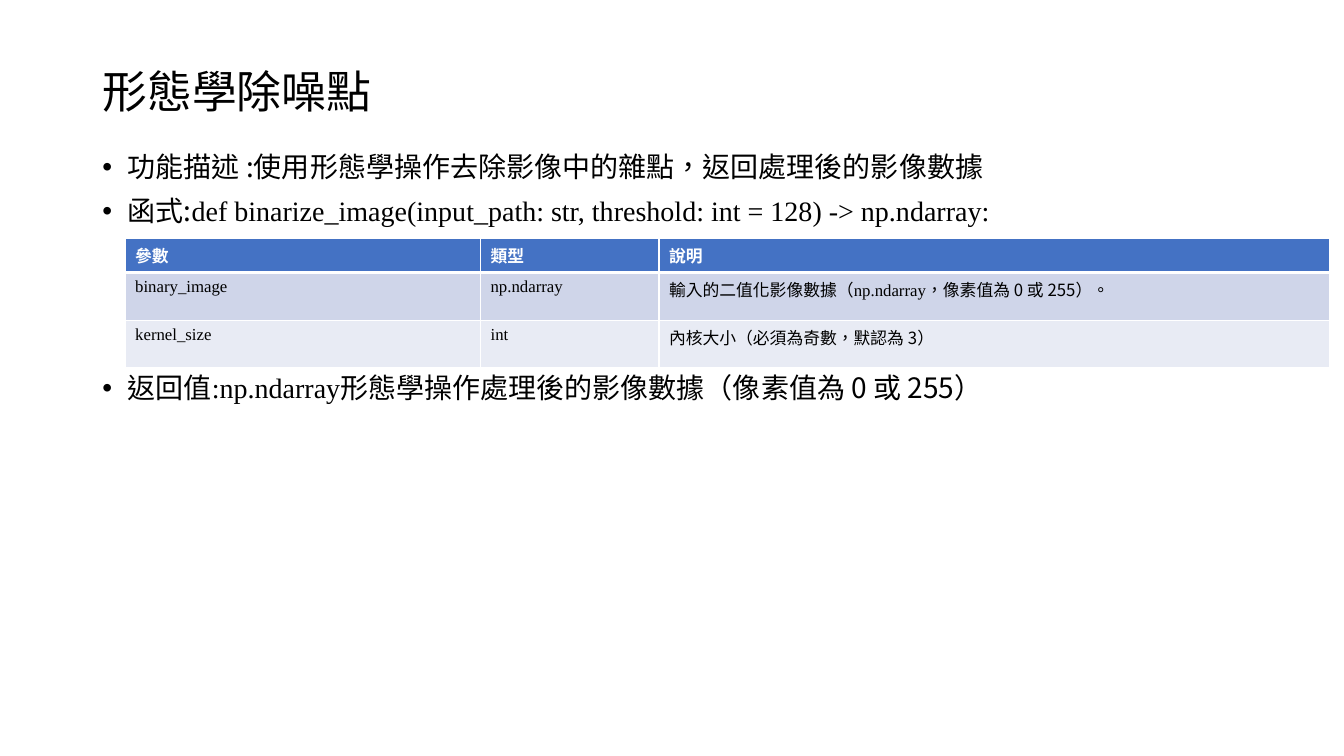
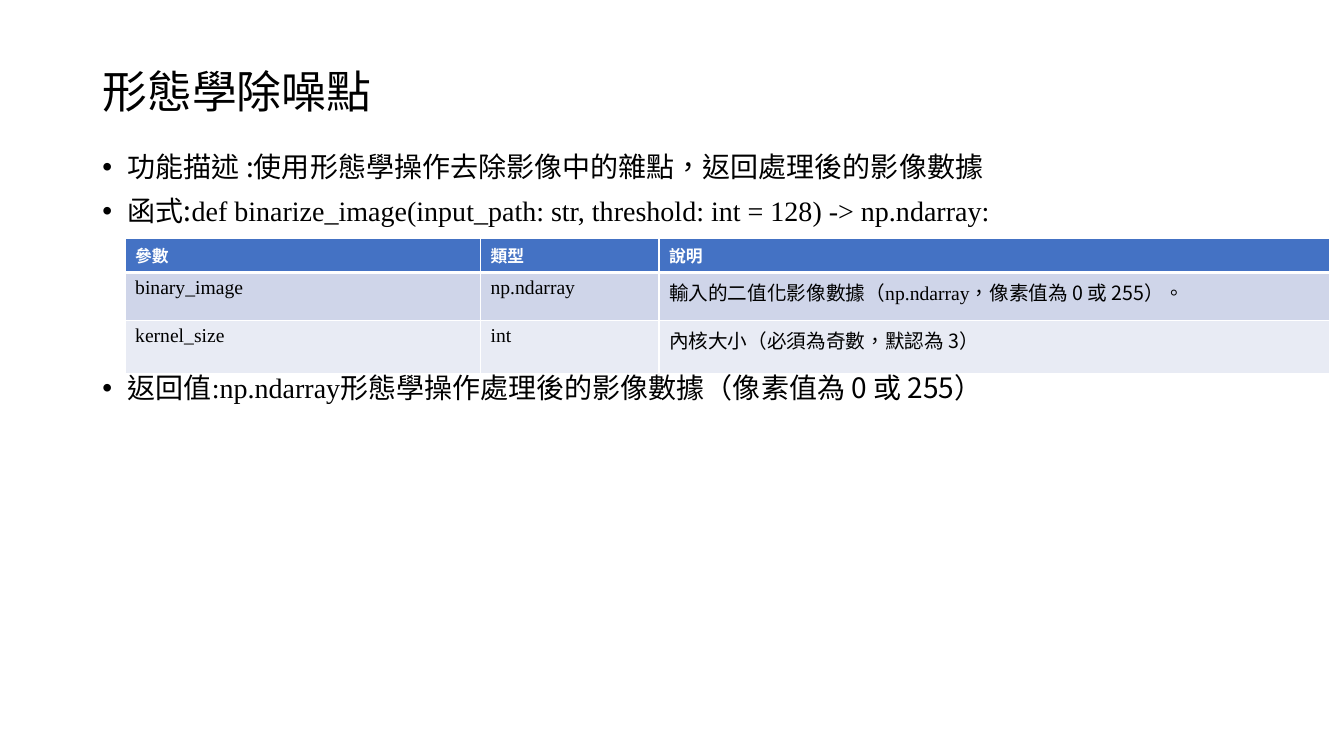
Before and after one commit to austin9328/Embedded_system, a slide deck: slide 6 of final_project/影像辨識 final_project.pptx. Drawn at 1344x756 pixels with LibreOffice and Linux fonts; fonts in the diff are those of the drawing. Boxes give left, top, right and bottom in pixels: in the first picture for what was removed or moved away, otherwise in the second. Text is boxed around its words. In the diff, an @@ line names an element or a change of style, - is before the commit and + after.

```diff
--- a/final_project/影像辨識 final_project.pptx
+++ b/final_project/影像辨識 final_project.pptx
@@ table at (125, 238, 1331, 376) @@
@@ size 12 to 14 pt @@
```
Also in this commit, not shown: 6 other slides changed, 3 slides added, 3 slides removed.
